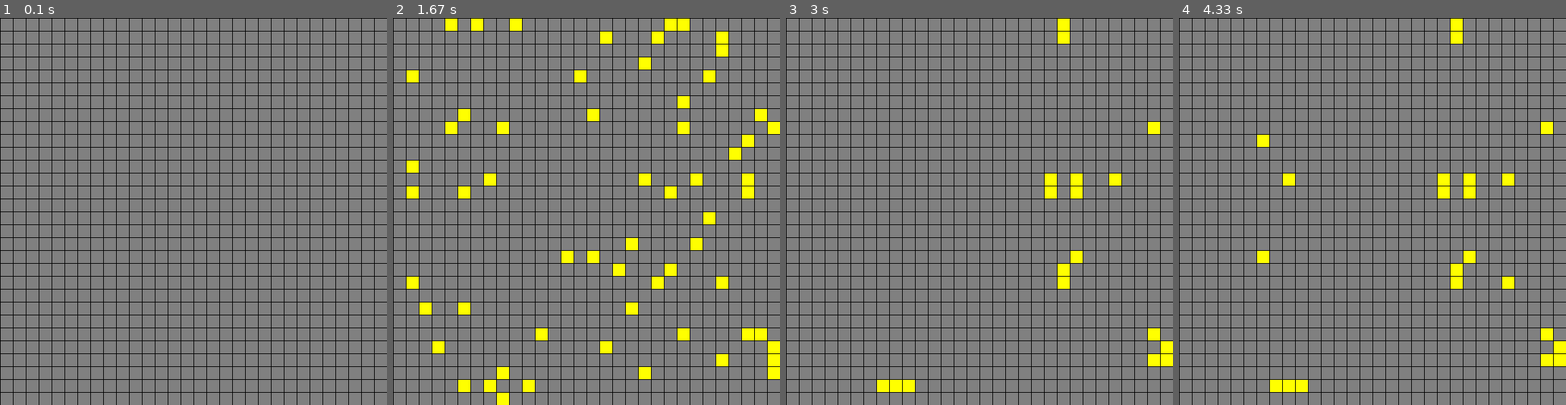
Above: before the commit, frames 1-4 (left to right).
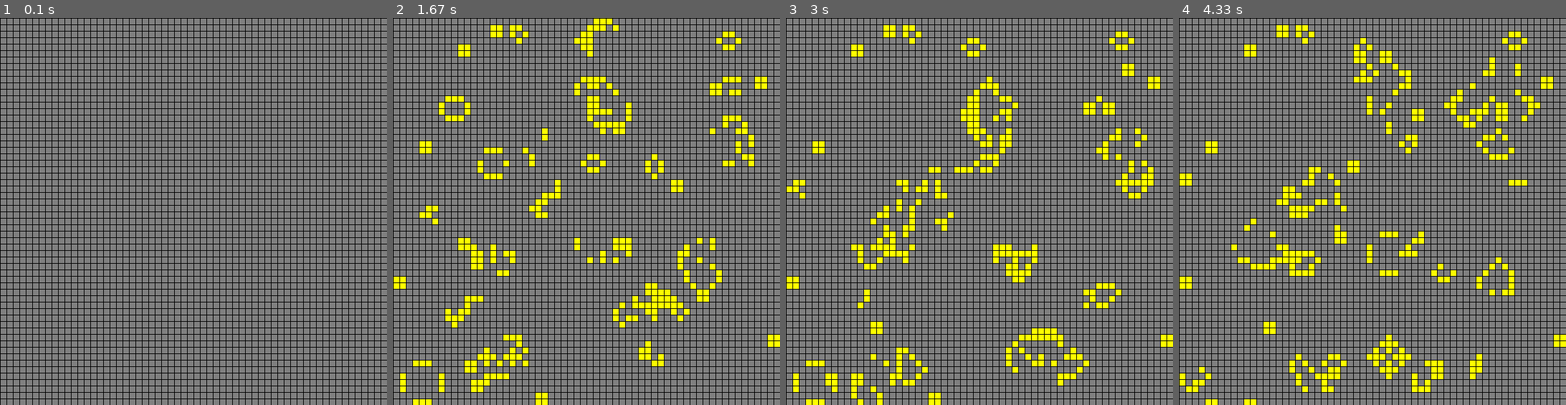
Above: after the commit, the same moments.

Repository: Ajman0525/Conways-Game-of-Life
Game: pygame game, started from main.py
The game is run twice, just before and just after one commit, with the same random seed, the same clock (stepped at 60 frames per second) and the same inputs.
Inputs (mouse positions are in pixels of both pictures, inside the frame that each line leads up to):
- Up to frame 1 (0.1 s): no input
- Up to frame 2 (1.67 s): tap G at 0.33 s; tap Space at 0.67 s; click (466, 304) at 1.05 s; click (632, 246) at 1.38 s
- Up to frame 3 (3 s): click (983, 250) at 1.72 s; click (1080, 273) at 2.05 s; click (1056, 180) at 2.38 s; click (1118, 180) at 2.72 s
- Up to frame 4 (4.33 s): click (1507, 288) at 3.05 s; tap Space at 3.4, 3.7 s; click (1260, 137) at 3.42 s; click (1264, 254) at 3.88 s; click (1287, 180) at 4.22 s

The runs differ from the first frame. In frame 1, 9.2% of the frame differs, in the area x 0-100%, y 0-100%; in frame 2, 20%; in frame 3, 17%; in frame 4, 18%.

Commit message:
fix: adjust update frequency and tile size for smoother and clearer simulation display

Diff:
--- a/main.py
+++ b/main.py
@@ -15,7 +15,7 @@
 WIDTH, HEIGHT = 600, 600
 
 # ---- SIZE OF EVERY SINGLE TILE ---- #
-TILE_SIZE = 20
+TILE_SIZE = 10
 
 # ---- NUMBER OF TILES IN THE GRID ---- #
 GRID_WIDTH = WIDTH // TILE_SIZE
@@ -89,7 +89,7 @@
     running = True
     playing = False
     count = 0
-    update_frequency = 120
+    update_frequency = 5
 
     positions = set() # Contains all the positions of live cells
     while running:
@@ -127,7 +127,7 @@
                     count = 0
 
                 if event.key == pygame.K_g:
-                    positions = gen(random.randrange(2,5) * GRID_WIDTH) # Randomly generate cells
+                    positions = gen(random.randrange(10,20) * GRID_WIDTH) # Randomly generate cells
 
 
         screen.fill(GREY)   # Color of the screen
